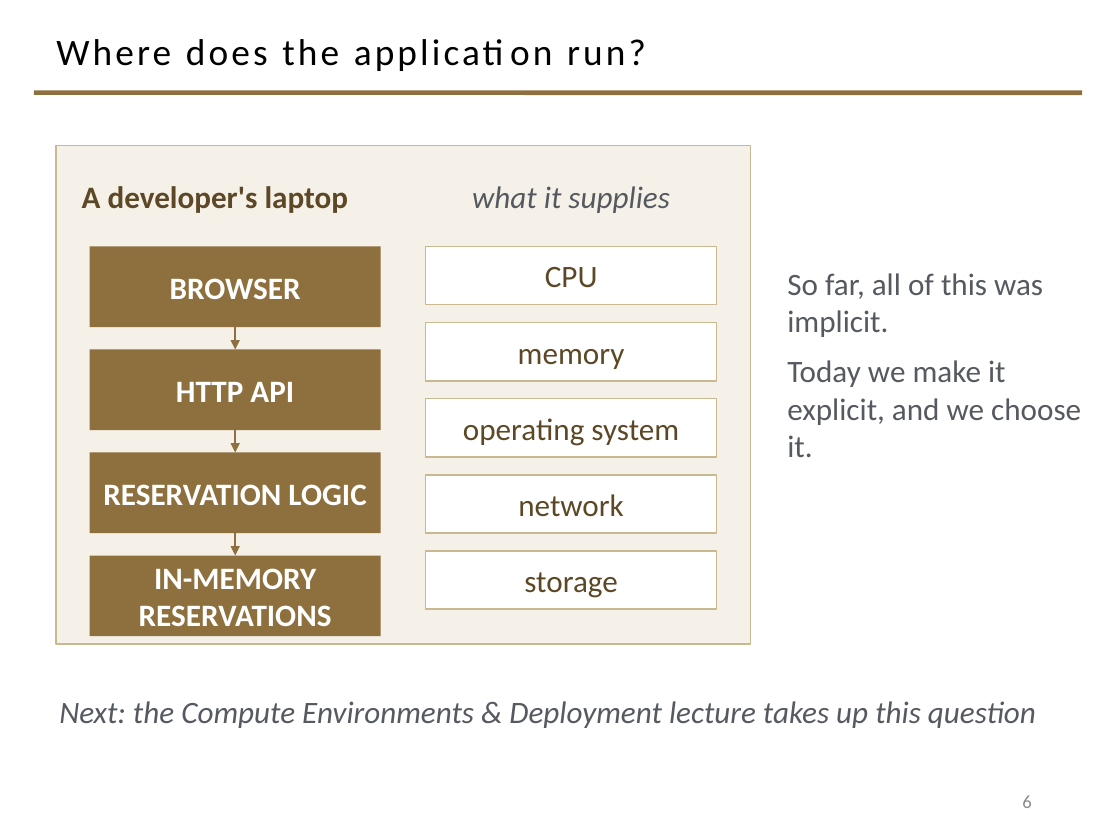
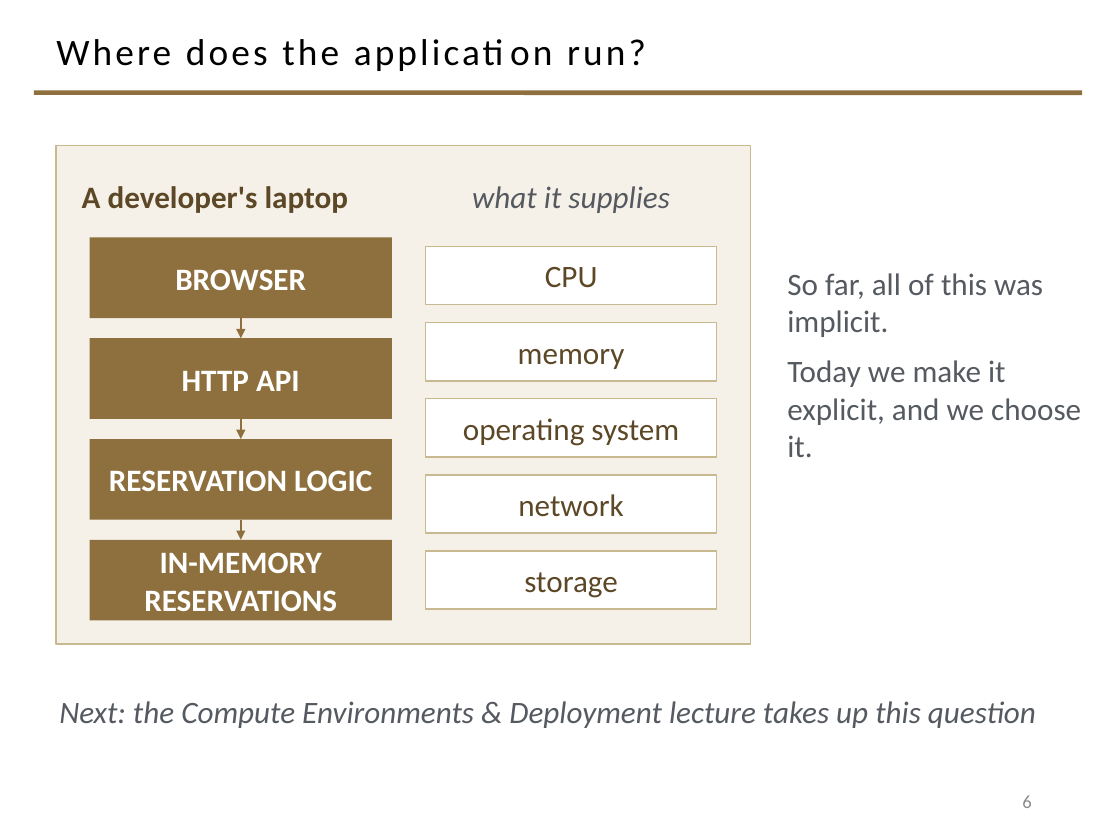
Before and after one commit to davisjam/model-based-agentic-software-engineering, a slide deck: slide 6 of course/lectures/act-3-software-in-the-world/3-0-Act-III-Kickoff.pptx. Drawn at 1120x840 pixels with LibreOffice and Linux fonts; fonts in the diff are those of the drawing; background and template pictures are left out. Boxes give left, top, right and bottom in pixels: in the first picture for what was removed or moved away, otherwise in the second. Text is boxed around its words. In the diff, an @@ line names an element or a change of style, - is before the commit and + after.

```diff
--- a/course/lectures/act-3-software-in-the-world/3-0-Act-III-Kickoff.pptx
+++ b/course/lectures/act-3-software-in-the-world/3-0-Act-III-Kickoff.pptx
@@ rectangle "BROWSER": place and size @@
-rectangle "BROWSER" at (90,246,381,327)
+rectangle "BROWSER" at (90,237,392,318)
@@ arrow moved from (235, 323) - (235, 349) to (241, 318) - (241, 338) @@
@@ rectangle "HTTP API": place and size @@
-rectangle "HTTP API" at (90,349,381,430)
+rectangle "HTTP API" at (90,338,392,419)
@@ arrow moved from (235, 426) - (235, 452) to (241, 419) - (241, 439) @@
@@ rectangle "RESERVATION LOGIC": place and size @@
-rectangle "RESERVATION LOGIC" at (90,452,381,533)
+rectangle "RESERVATION LOGIC" at (90,439,392,520)
@@ arrow moved from (235, 529) - (235, 556) to (241, 520) - (241, 540) @@
@@ rectangle "IN-MEMORY RESERVATIONS": place and size @@
-rectangle "IN-MEMORY RESERVATIONS" at (90,556,381,636)
+rectangle "IN-MEMORY RESERVATIONS" at (90,540,392,620)
```
Also in this commit, not shown: 3 other slides changed.
